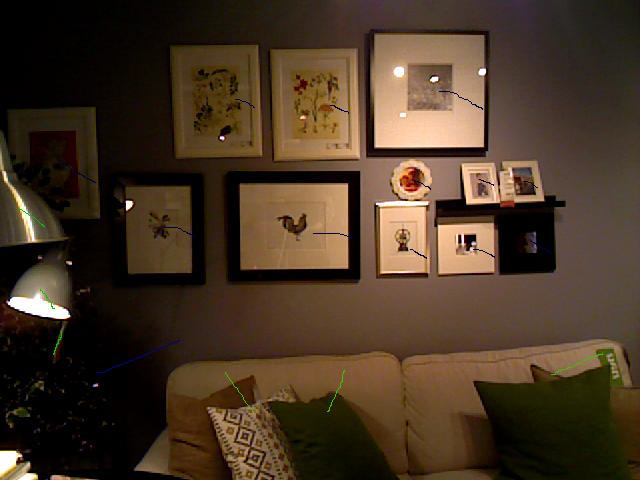
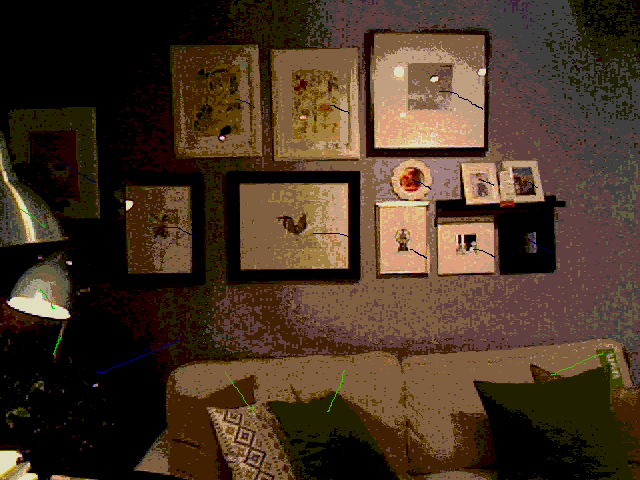
Comparing the layer stacks of the two w=640, h=480 images. Changes:
painted on "07.png" over [0, 0, 640, 480]
